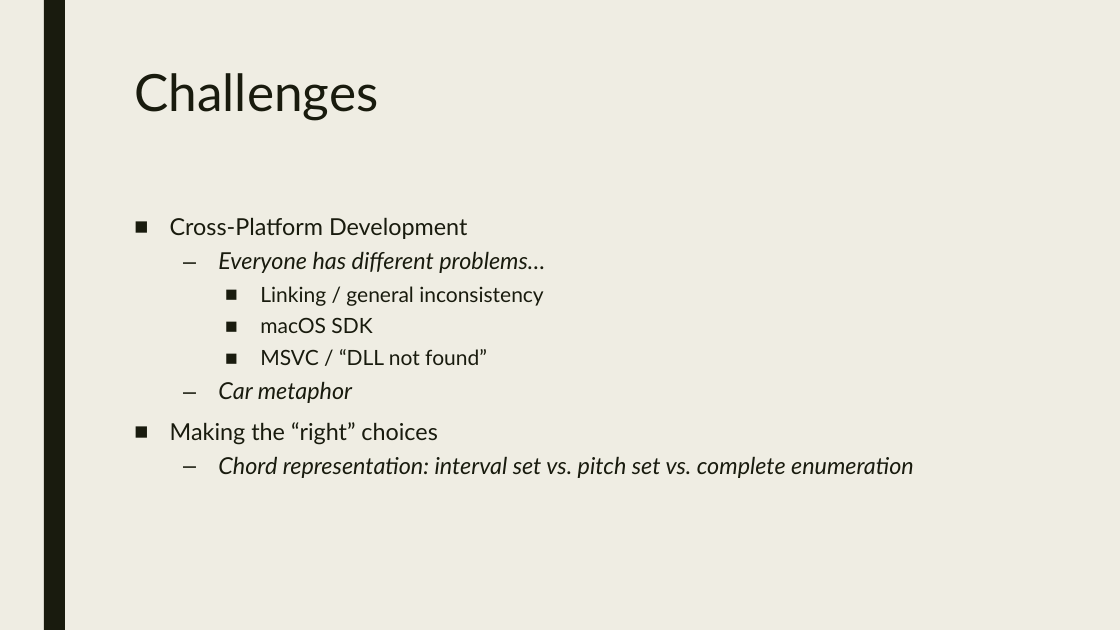
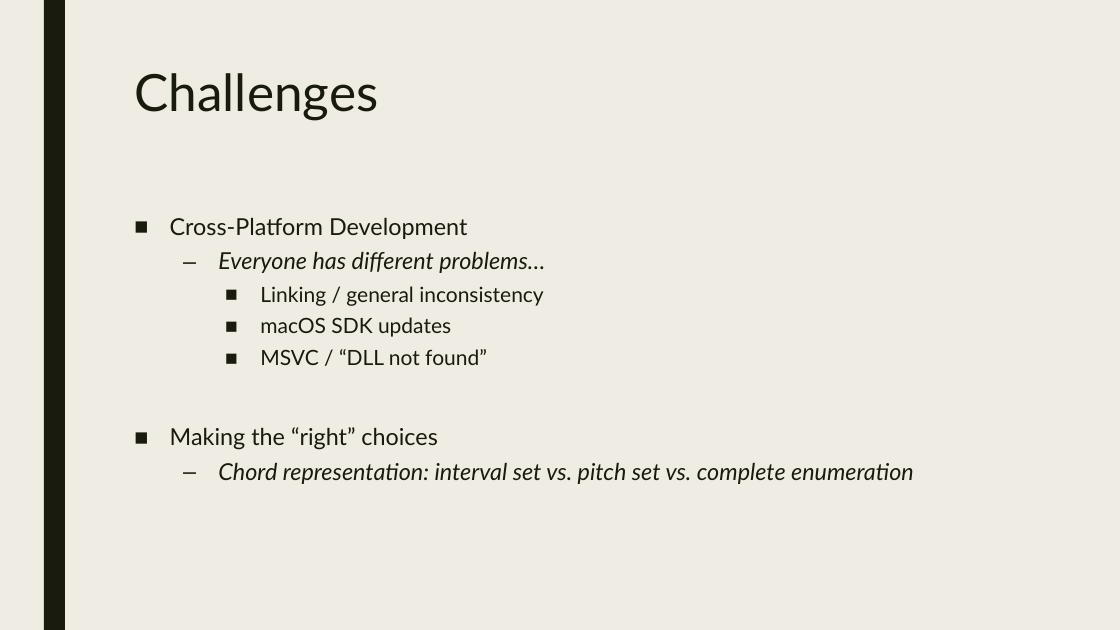
Before and after one commit to carrotcake/charts, a slide deck: slide 9 of docs/progress.pptx. Drawn at 1120x630 pixels with LibreOffice and Linux fonts; fonts in the diff are those of the drawing. Boxes give left, top, right and bottom in pixels: in the first picture for what was removed or moved away, otherwise in the second. Text is boxed around its words. In the diff, an @@ line names an element or a change of style, - is before the commit and + after.

Commit message:
presentation 1

```diff
--- a/docs/progress.pptx
+++ b/docs/progress.pptx
@@ text at [260,317,451,337]: text changed @@
-    ■ macOS SDK
+    ■ macOS SDK updates
@@ text at [218,381,352,403]: paragraph removed @@
-  – Car metaphor
```
Also in this commit, not shown: 3 other slides changed, 4 other files.
